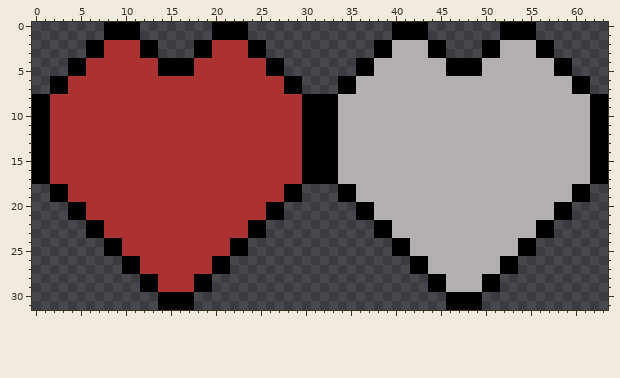
Pixel-art file: Assets/Sprites/Hearth.aseprite. The picture above was drawn from the file before the commit.
64x32 pixels, 1 frame.
Once edited:
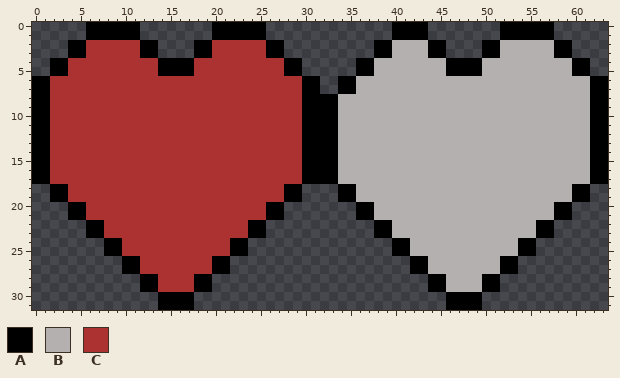
Palette (. is transparent): A #000000  B #b4b0b0  C #ac3232
The exact change:
y 0..1: x 6..7 .. -> AA; x 24..25 .. -> AA; x 56..57 .. -> AA
y 2..3: x 4..7 ..AA -> AACC; x 24..27 AA.. -> CCAA; x 56..59 AA.. -> BBAA
y 4..5: x 2..5 ..AA -> AACC; x 26..29 AA.. -> CCAA; x 58..61 AA.. -> BBAA
y 6..7: x 0..3 ..AA -> AACC; x 28..31 AA.. -> CCAA; x 60..63 AA.. -> BBAA
Pixel boxes of the changes (left, top, right, bottom) in both pictures:
changed: (32, 22, 104, 94)
changed: (248, 22, 320, 94)
changed: (536, 22, 608, 94)
